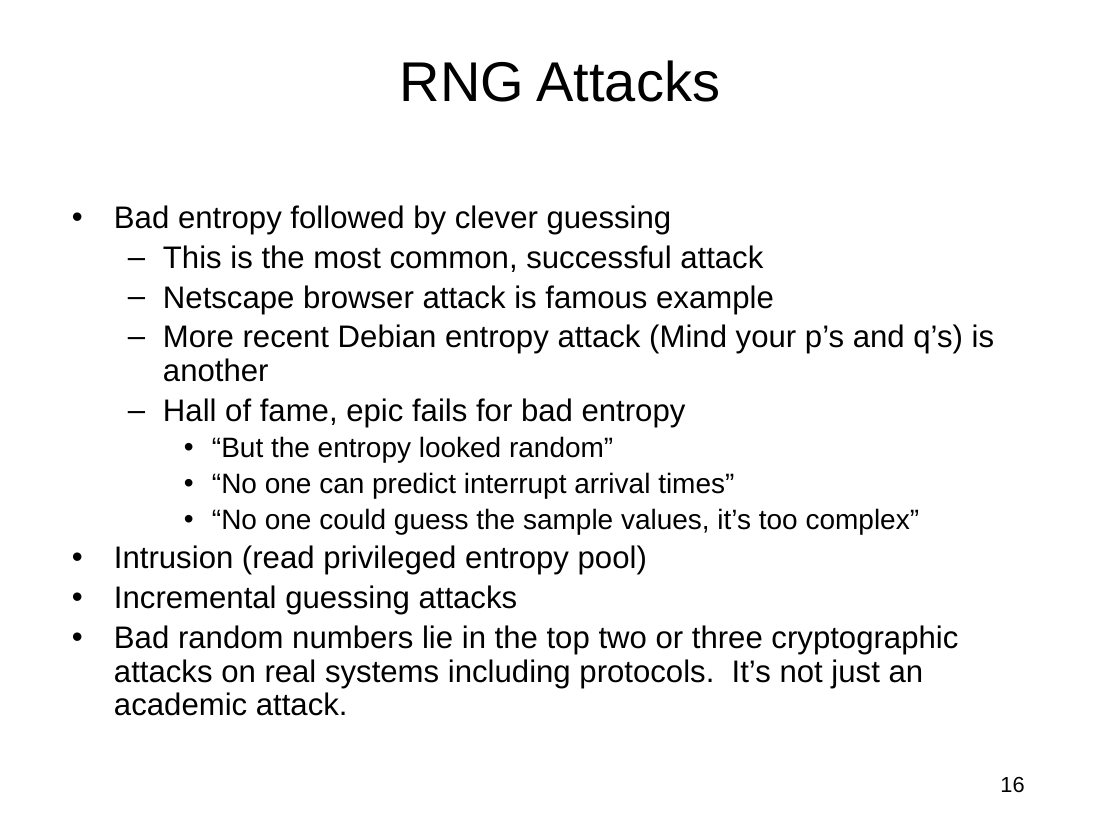
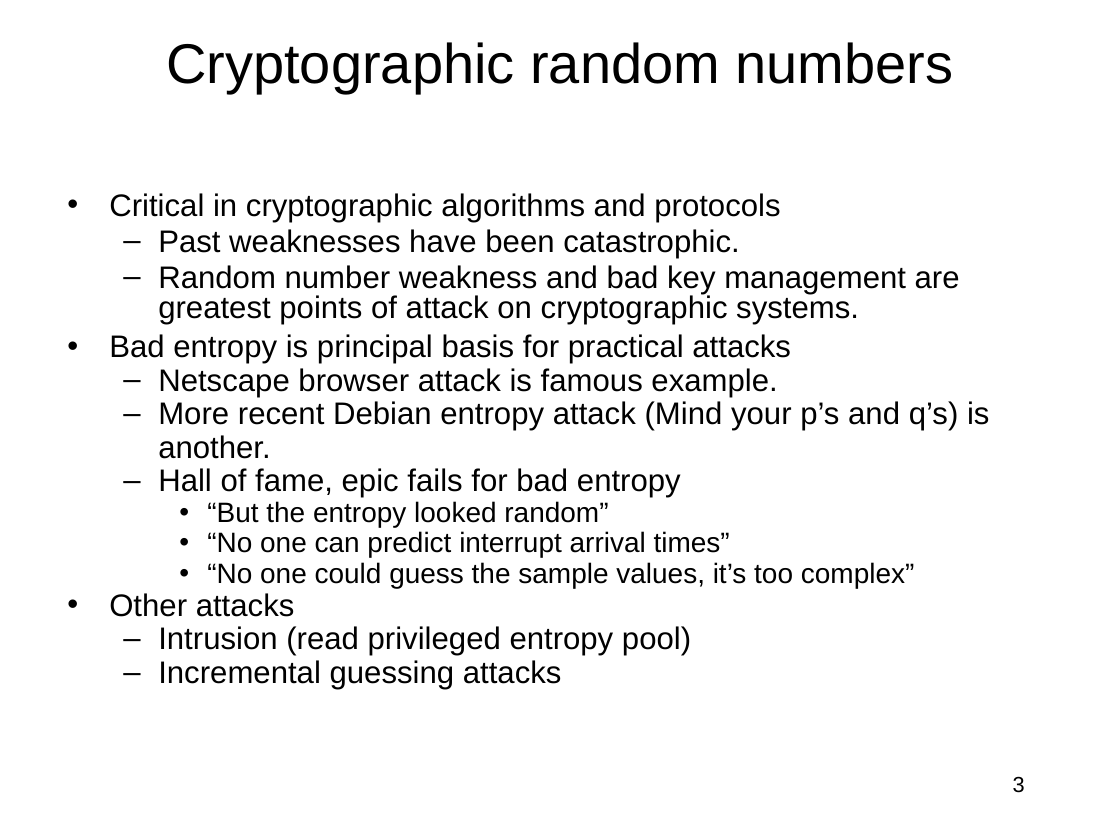
Before and after one commit to jlmucb/class_notes, a slide deck: slide 3 of BerkeleyClass/CS290Spring2013/Lectures/entropy_talk.pptx (slide 16 before the commit). Drawn at 1120x840 pixels with LibreOffice and Linux fonts; fonts in the diff are those of the drawing. Boxes give left, top, right and bottom in pixels: in the first picture for what was removed or moved away, otherwise in the second. Text is boxed around its words. In the diff, an @@ line names an element or a change of style, - is before the commit and + after.

Commit message:
update

```diff
--- a/BerkeleyClass/CS290Spring2013/Lectures/entropy_talk.pptx
+++ b/BerkeleyClass/CS290Spring2013/Lectures/entropy_talk.pptx
@@ title added at [166,42,954,92], 36 pt, text #000000 @@
+Cryptographic random numbers
@@ title removed at [400,60,721,102] @@
-RNG Attacks
@@ text "Critical in cryptographic algorithms and ...": place and size @@
-text "Critical in cryptographic algorithms and ..." at [114,205,994,716]
+text "Critical in cryptographic algorithms and ..." at [109,193,989,689]
@@ text at [109,193,989,459]: text changed @@
-• Bad entropy followed by clever guessing
-  – This is the most common, successful attack
-  – Netscape browser attack is famous example
-  – More recent Debian entropy attack (Mind your p’s and q’s) is another
+• Critical in cryptographic algorithms and protocols
+  – Past weaknesses have been catastrophic.
+  – Random number weakness and bad key management are greatest points of attack on cryptographic systems.
+• Bad entropy is principal basis for practical attacks
+  – Netscape browser attack is famous example.
+  – More recent Debian entropy attack (Mind your p’s and q’s) is another.
@@ text at [158,468,915,689]: less space between paragraphs; bullet • to –; list level 1 to 2 in "Intrusion (read privileged entropy pool)"; list level 1 to 2 in "Incremental guessing attacks" @@
@@ text at [109,593,295,617]: paragraph added @@
+• Other attacks
@@ text at [114,625,958,716]: paragraph removed @@
-• Bad random numbers lie in the top two or three cryptographic attacks on real systems including protocols. It’s not just an academic attack.
@@ page number at [1013,776,1025,793]: text changed @@
-16
+3
```
Also in this commit, not shown: 22 other slides changed, 2 slides added, 3 slides removed.
